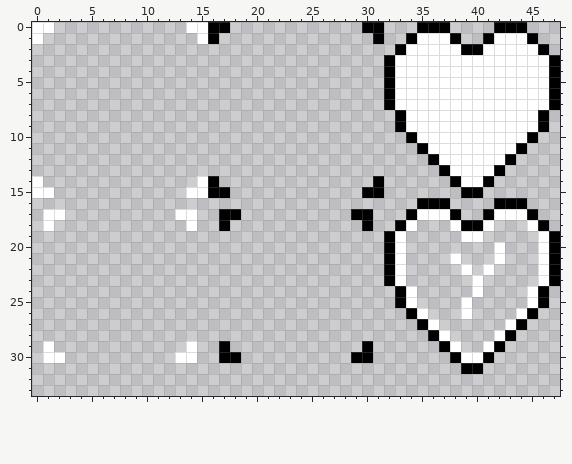
Pixel-art sprite, stored at res/spritesheet/hud_spritesheet.png. Above, as it was before the edit.
The file is 48x48 pixels. Shown: x 0..47, y 0..33.
New version:
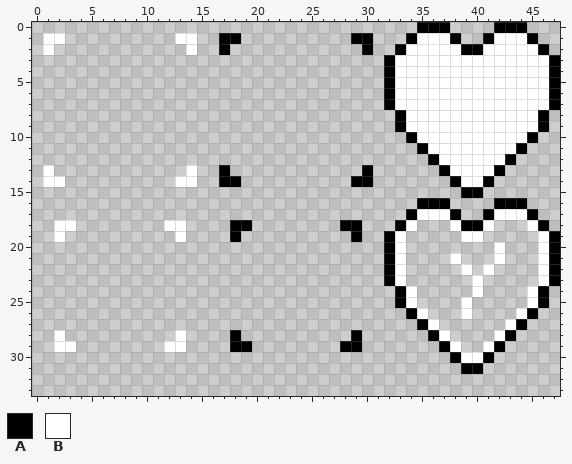
Palette (. is transparent): A #000000  B #ffffff
Change:
y 0: x 0..1 BB -> ..; x 14..17 BBAA -> ....; x 30..31 AA -> ..
y 1: x 0..2 B.. -> .BB; x 13..18 ..BA.. -> BB..AA; x 29..31 ..A -> AA.
y 2: x 1 . -> B; x 14 . -> B; x 17 . -> A; x 30 . -> A
y 13: x 1 . -> B; x 14 . -> B; x 17 . -> A; x 30 . -> A
y 14: x 0..2 B.. -> .BB; x 13..18 ..BA.. -> BB..AA; x 29..31 ..A -> AA.
y 15: x 0..1 BB -> ..; x 14..17 BBAA -> ....; x 30..31 AA -> ..
y 17: x 1..2 BB -> ..; x 13..14 BB -> ..; x 17..18 AA -> ..; x 29..30 AA -> ..
y 18: x 1..3 B.. -> .BB; x 12..14 ..B -> BB.; x 17..19 A.. -> .AA; x 28..30 ..A -> AA.
y 19: x 2 . -> B; x 13 . -> B; x 18 . -> A; x 29 . -> A
y 28: x 2 . -> B; x 13 . -> B; x 18 . -> A; x 29 . -> A
y 29: x 1..3 B.. -> .BB; x 12..14 ..B -> BB.; x 17..19 A.. -> .AA; x 28..30 ..A -> AA.
y 30: x 1..2 BB -> ..; x 13..14 BB -> ..; x 17..18 AA -> ..; x 29..30 AA -> ..
